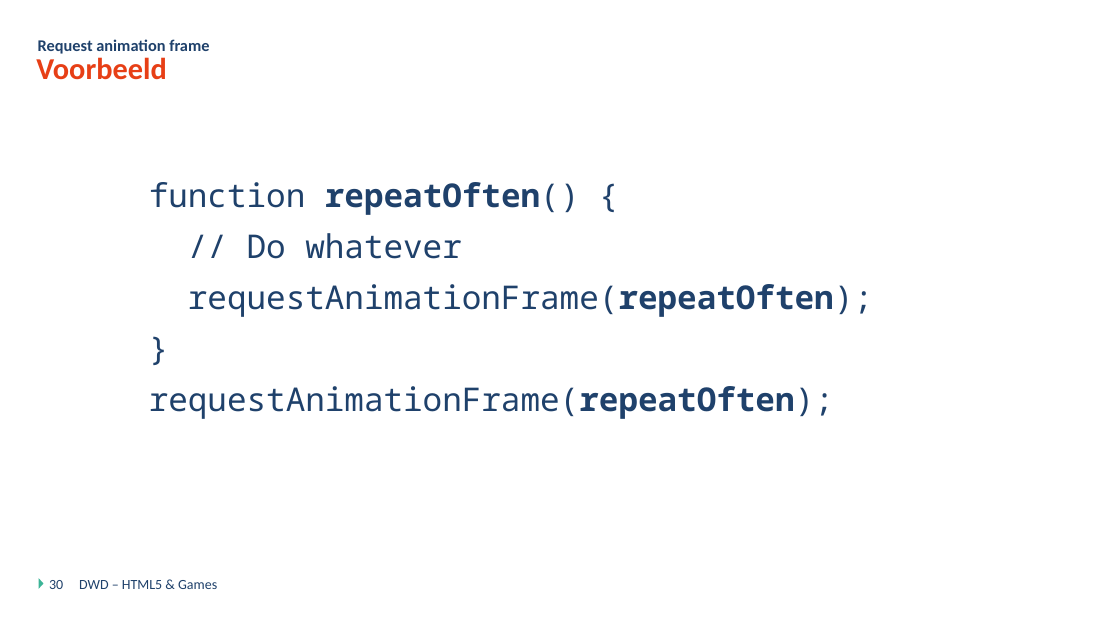
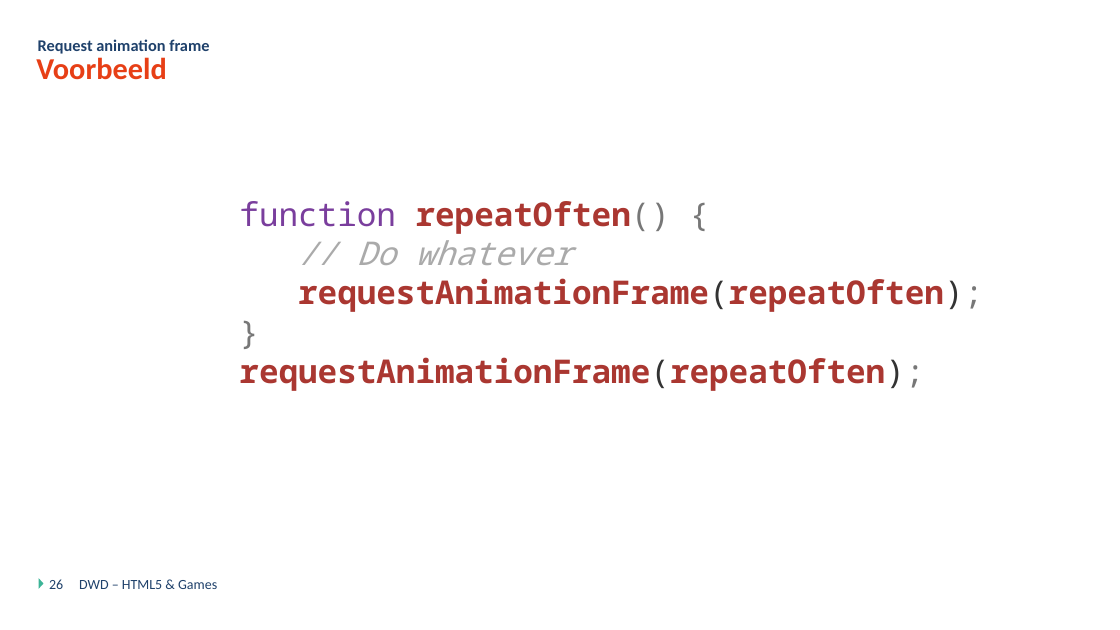
Before and after one commit to DmitriyVdE/Odisee_Bru_Dyn_Web_Dev_Opdracht, a slide deck: slide 26 of DWD - Javascript Games - Theorie.pptx (slide 30 before the commit). Drawn at 1120x630 pixels with LibreOffice and Linux fonts; fonts in the diff are those of the drawing; background and template pictures are left out. Boxes give left, top, right and bottom in pixels: in the first picture for what was removed or moved away, otherwise in the second. Text is boxed around its words. In the diff, an @@ line names an element or a change of style, - is before the commit and + after.

```diff
--- a/DWD - Javascript Games - Theorie.pptx
+++ b/DWD - Javascript Games - Theorie.pptx
@@ text "function repeatOften() {": place and size @@
-text "function repeatOften() {" at <box>149,182,873,419</box>
+text "function repeatOften() {" at <box>239,201,983,391</box>
@@ text "function repeatOften() {" at <box>239,201,983,391</box>: text colour #1F416B to #7A3E9D in "function"; text colour #1F416B to #AA3731 in "repeatOften()", "requestAnimationFrame(repeatOften);", "requestAnimationFrame(repeatOften);"; text colour #1F416B to #777777 in "repeatOften() {", "requestAnimationFrame(repeatOften);", "}", "requestAnimationFrame(repeatOften);"; text colour #1F416B to #AAAAAA, italic on in "// Do whatever"; text colour #1F416B to #333333, bold on in "requestAnimationFrame(repeatOften);", "requestAnimationFrame(repeatOften);"; less space between paragraphs @@
@@ page number at <box>49,579,63,589</box>: text changed @@
-30
+26
```
Also in this commit, not shown: 4 other slides changed, 1 slide added, 17 other files.
